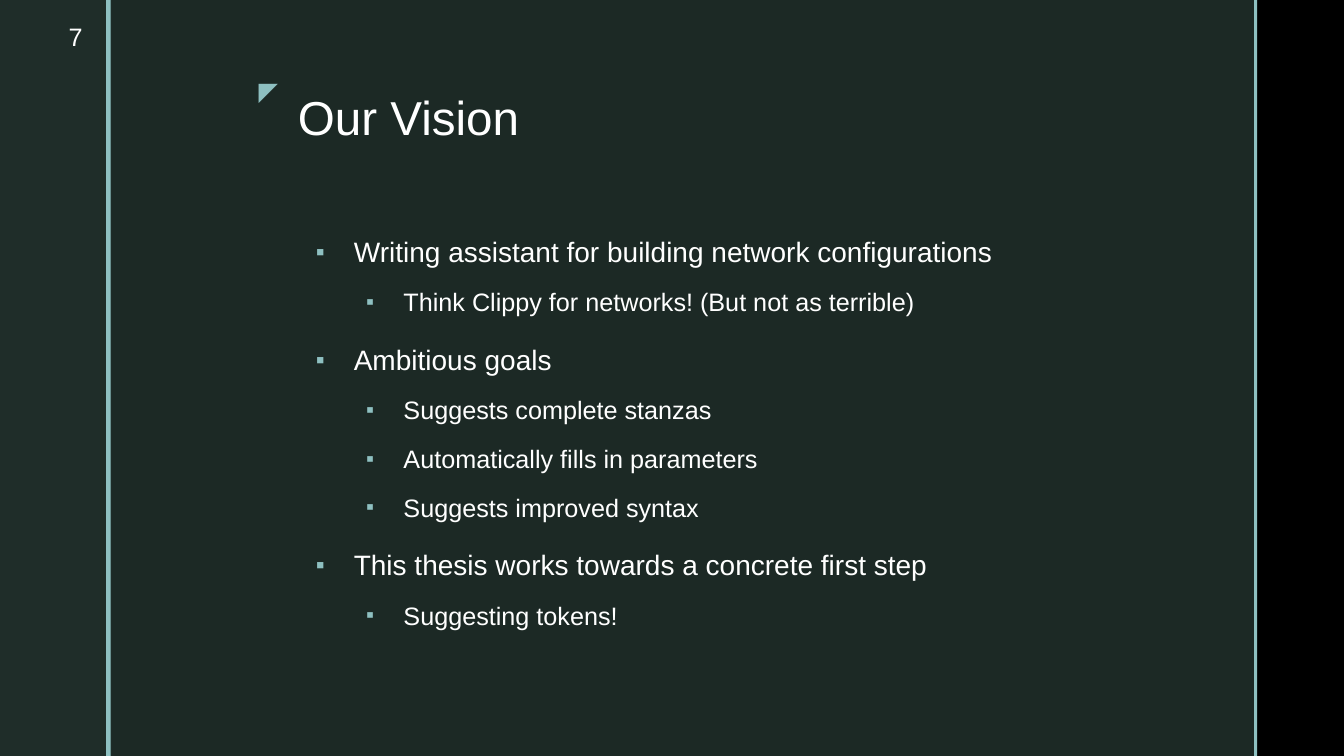
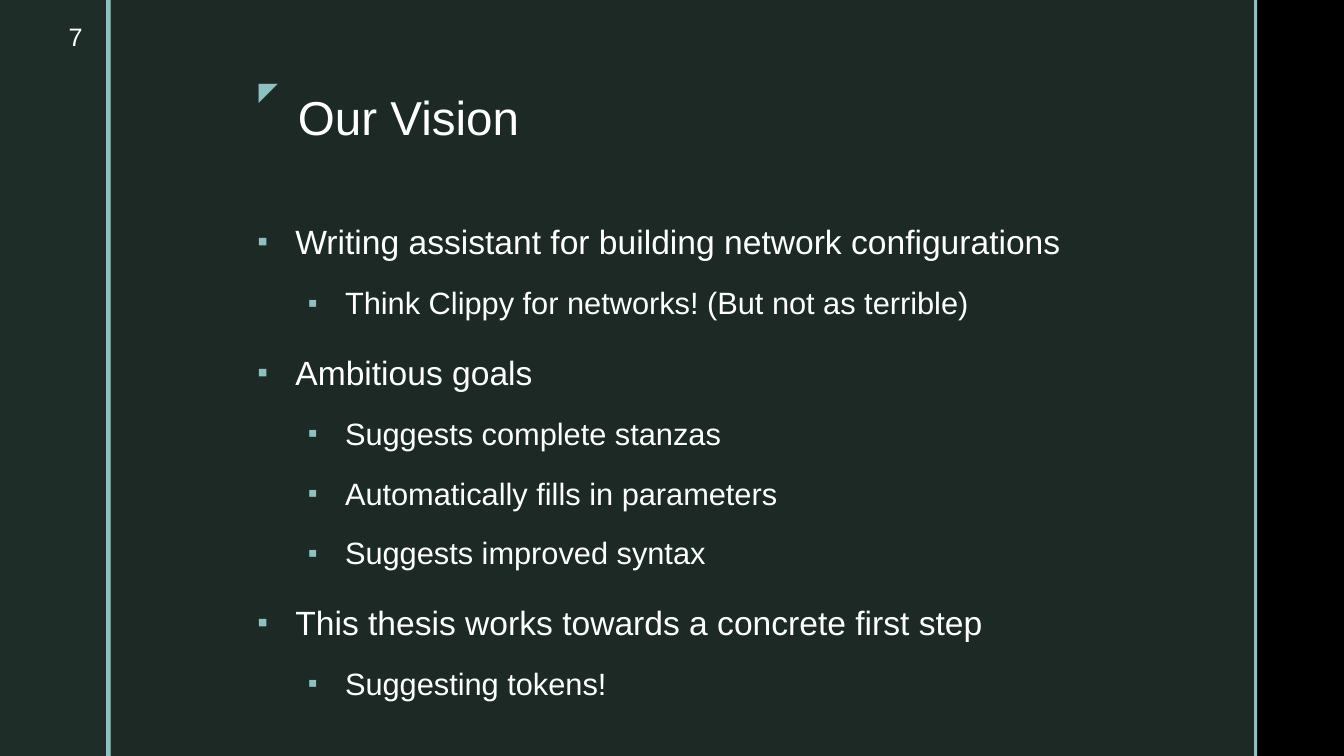
Before and after one commit to ahsanMah/config-completion, a slide deck: slide 7 of Final Presentation.pptx. Drawn at 1344x756 pixels with LibreOffice and Linux fonts; fonts in the diff are those of the drawing; background and template pictures are left out. Boxes give left, top, right and bottom in pixels: in the first picture for what was removed or moved away, otherwise in the second. Text is boxed around its words. In the diff, an @@ line names an element or a change of style, - is before the commit and + after.

```diff
--- a/Final Presentation.pptx
+++ b/Final Presentation.pptx
@@ text "Writing assistant for building network ...": place and size @@
-text "Writing assistant for building network ..." at bbox=[354, 241, 991, 630]
+text "Writing assistant for building network ..." at bbox=[295, 229, 1060, 700]
@@ text "Writing assistant for building network ..." at bbox=[295, 229, 1060, 700]: size 20 to 24 pt in "Writing assistant for building network configurations", "Ambitious goals", "This thesis works towards a concrete first ..."; size 18 to 22 pt in "Think Clippy for networks! (But not as ...", "Suggests complete stanzas", "Automatically fills in parameters", "Suggests improved syntax" and 1 more places; line spacing 1.1 to 1.2 @@
```
Also in this commit, not shown: 3 other slides changed, 1 slide added, 10 other files.
